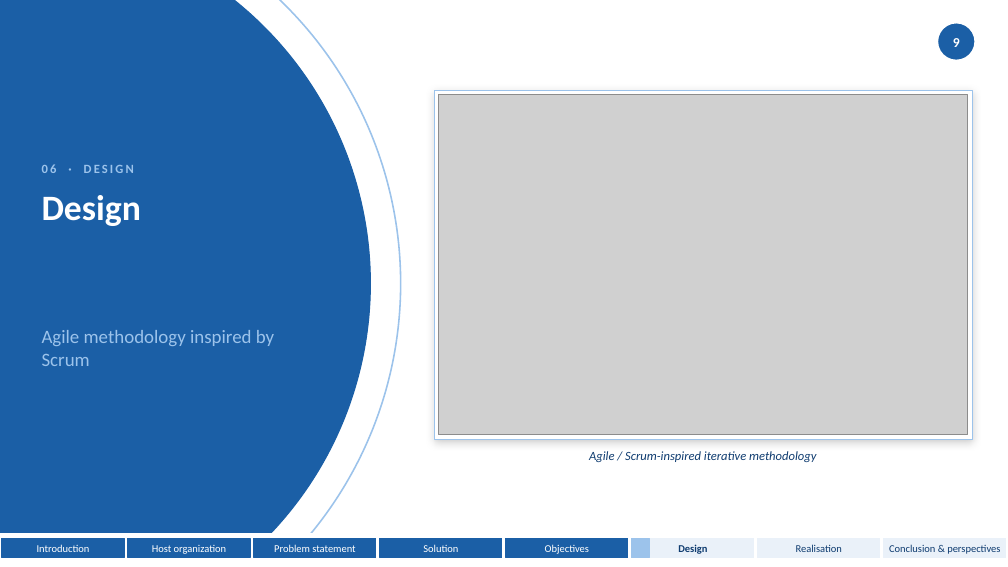
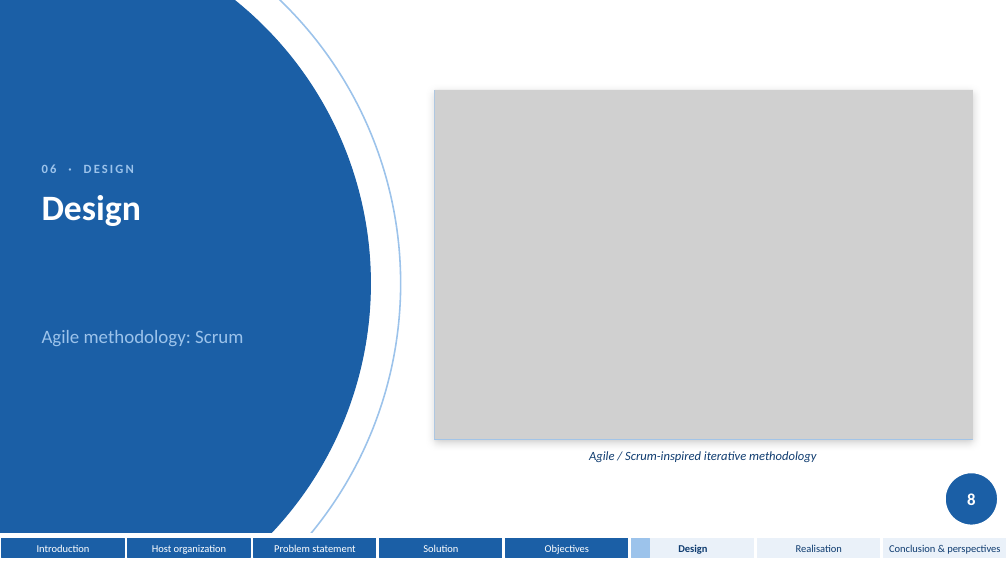
Before and after one commit to domdomxy/synkro, a slide deck: slide 9 of Synkro_PFA_Defense.pptx. Drawn at 1008x567 pixels with LibreOffice and Linux fonts; fonts in the diff are those of the drawing; grey boxes stand for pictures. Boxes give left, top, right and bottom in pixels: in the first picture for what was removed or moved away, otherwise in the second. Text is boxed around its words. In the diff, an @@ line names an element or a change of style, - is before the commit and + after.

Commit message:
Align defense speech with 26-slide deck
Condense the speech to a 9-minute target and reorganize it to match the updated 26-slide presentation, adding brief speaking cues for diagrams and visuals.

```diff
--- a/Synkro_PFA_Defense.pptx
+++ b/Synkro_PFA_Defense.pptx
@@ page number removed at (x1=953, y1=38, x2=960, y2=47) @@
-9
@@ picture resized from (x1=439, y1=95, x2=968, y2=435) to (x1=435, y1=90, x2=973, y2=439) @@
@@ text at (x1=42, y1=330, x2=243, y2=346): text changed @@
-Agile methodology inspired by Scrum
+Agile methodology: Scrum
@@ ellipse resized from (x1=938, y1=23, x2=975, y2=60) to (x1=945, y1=473, x2=998, y2=526) @@
@@ page number added at (x1=967, y1=493, x2=975, y2=505), 16 pt, text #FFFFFF, bold @@
+8
```
Also in this commit, not shown: 24 other slides changed, 2 slides removed, 1 other file.
